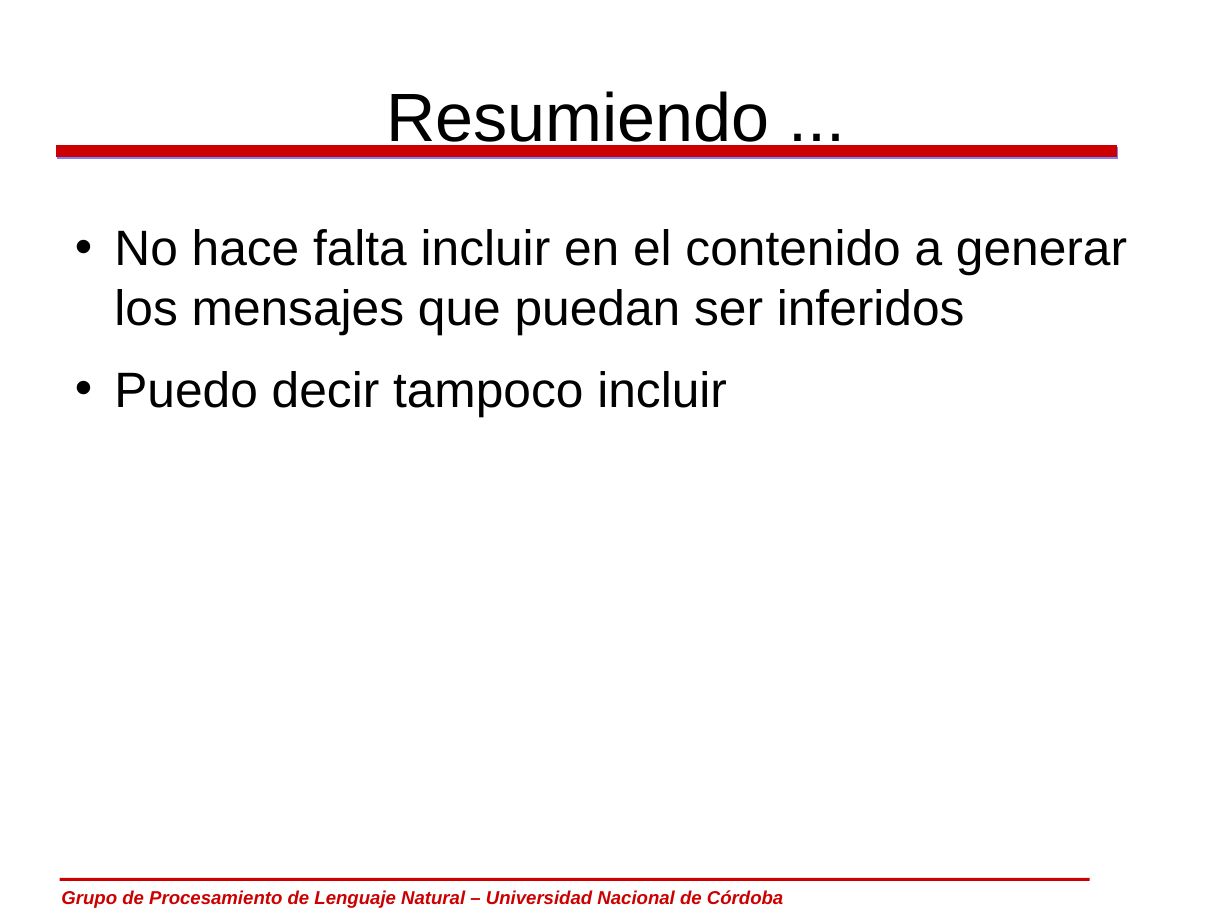
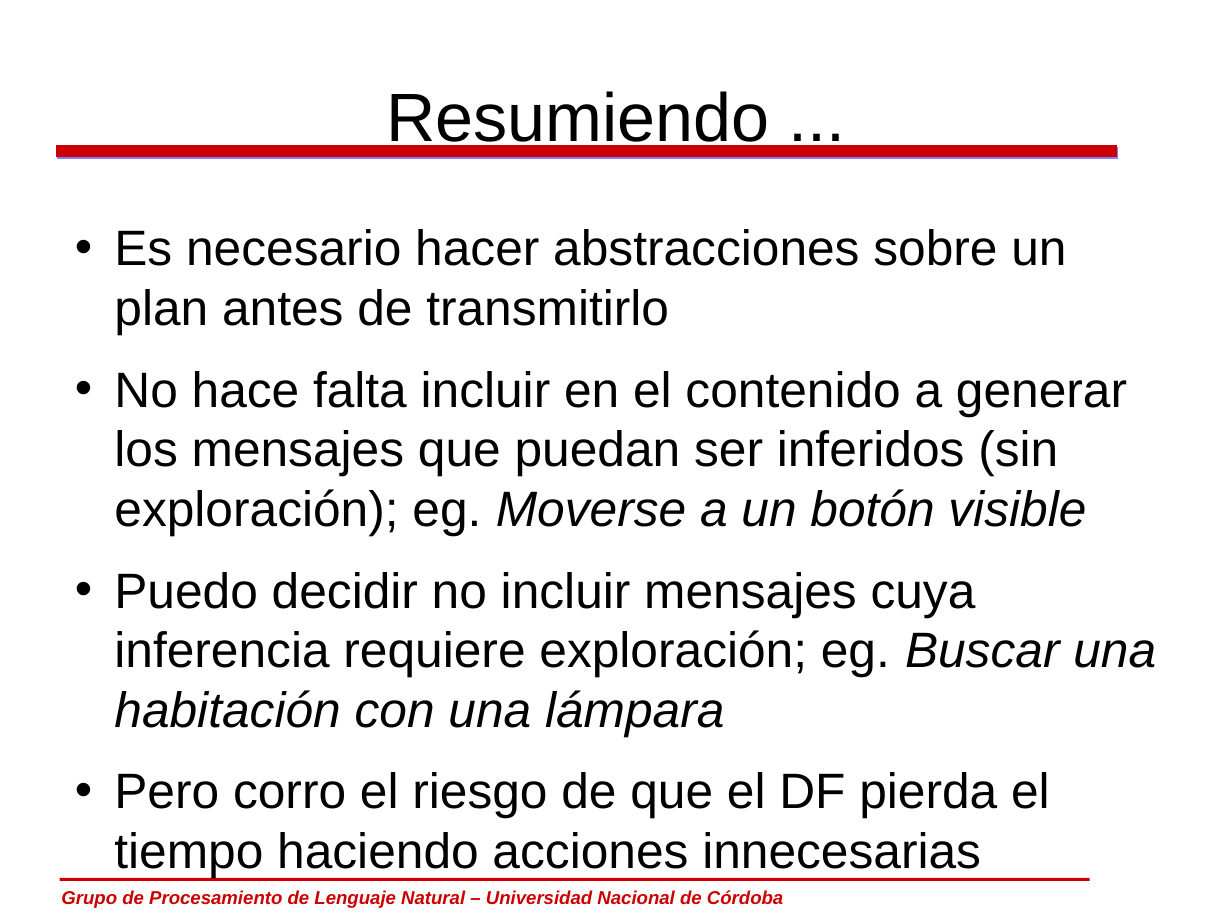
Before and after one commit to carlosareces/elic10, a slide deck: slide 35 of slides/dia5.odp (slide 32 before the commit). Drawn at 1232x924 pixels with LibreOffice and Linux fonts; fonts in the diff are those of the drawing; background and template pictures are left out. Boxes give left, top, right and bottom in pixels: in the first picture for what was removed or moved away, otherwise in the second. Text is boxed around its words. In the diff, an @@ line names an element or a change of style, - is before the commit and + after.

```diff
--- a/slides/dia5.odp
+++ b/slides/dia5.odp
@@ text at box(114, 229, 1156, 818): text changed @@
-• No hace falta incluir en el contenido a generar los mensajes que puedan ser inferidos
-• Puedo decir tampoco incluir
+• Es necesario hacer abstracciones sobre un plan antes de transmitirlo
+• No hace falta incluir en el contenido a generar los mensajes que puedan ser inferidos (sin exploración); eg. Moverse a un botón visible
+• Puedo decidir no incluir mensajes cuya inferencia requiere exploración; eg. Buscar una habitación con una lámpara
+• Pero corro el riesgo de que el DF pierda el tiempo haciendo acciones innecesarias
```
Also in this commit, not shown: 2 other slides changed, 8 slides added, 2 slides removed.
